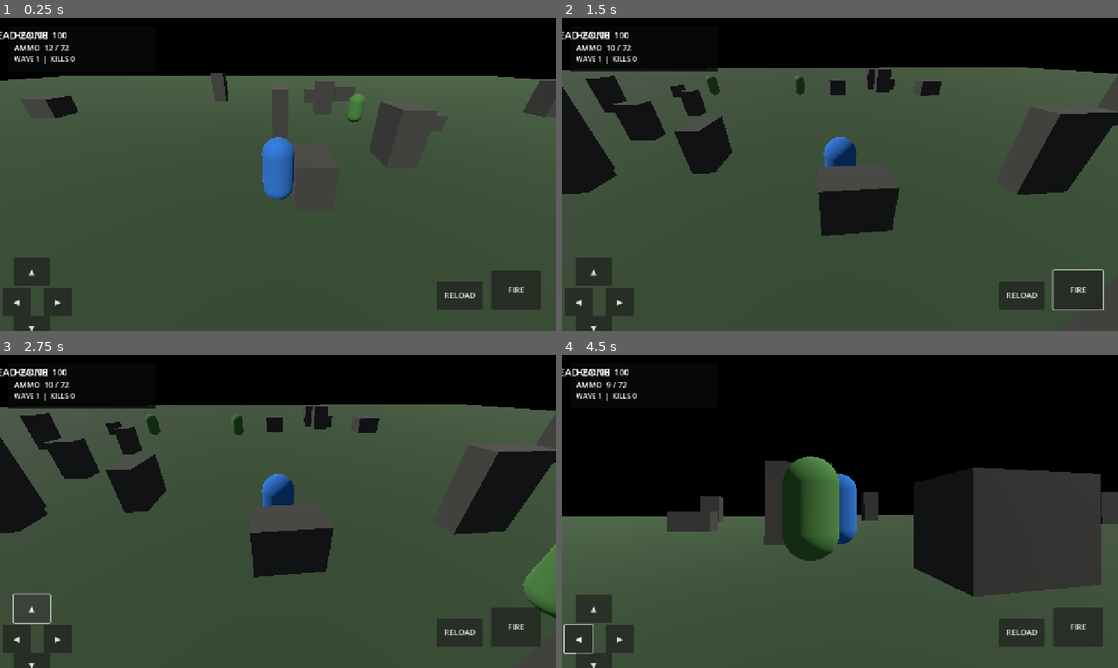
Above: before the commit, frames 1-4 (two rows, left to right).
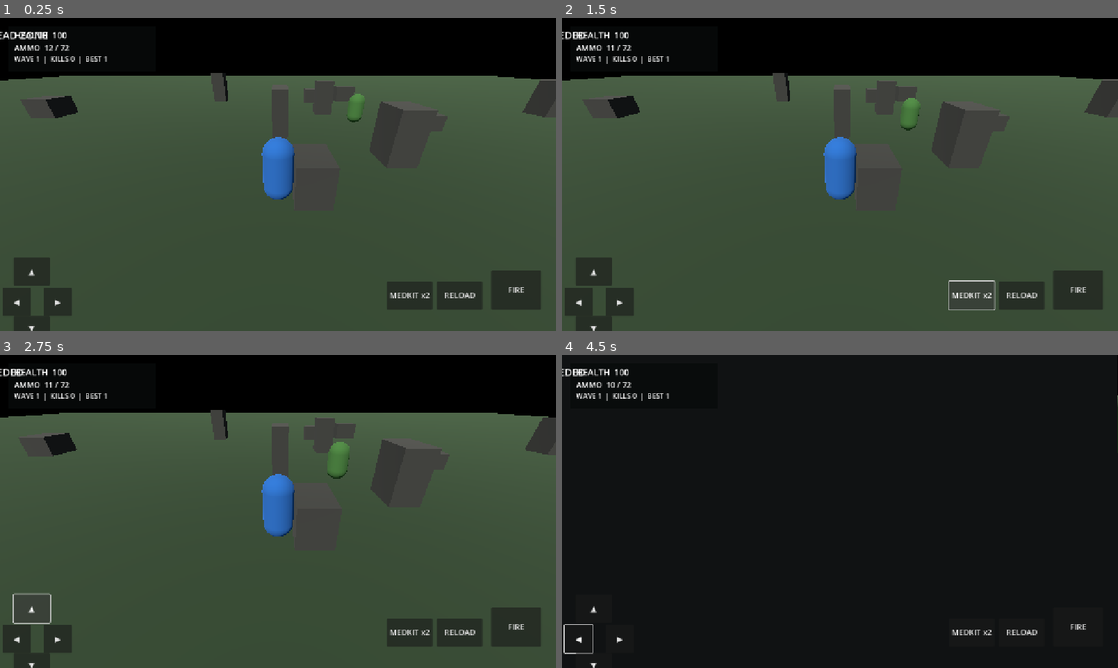
Above: after the commit, the same moments.

Repository: Inexra/dead-zone-survival
Game: Godot game, scene res://Main.tscn
Same seed, same stepped clock (60 frames per second), same inputs: the game is played once before the commit and once after it.
Inputs (mouse positions are in pixels of both pictures, inside the frame that each line leads up to):
- Up to frame 1 (0.25 s): no input
- Up to frame 2 (1.5 s): click "FIRE" at 0.5 s; click (973, 296) at 1.25 s, where only the run after the commit has a clickable "MEDKIT x2"
- Up to frame 3 (2.75 s): click "▲" at 2 s
- Up to frame 4 (4.5 s): click "◀" at 2.75 s; tap Enter at 3.5 s; move the mouse to (867, 511) at 3.52 s; hold W (move_forward) from 3.53 s (still down); click (867, 511) at 3.67 s; move the mouse to (812, 511) at 4.27 s

The runs differ from the first frame. In frame 1, 0.7% of the frame differs, in the area x 14-78%, y 12-94%; in frame 2, 15%; in frame 3, 16%; in frame 4, 51%, in the area x 0-100%, y 4-100%.

Commit message:
Add first-aid item and persistent survival records

Diff:
--- a/scripts/main.gd
+++ b/scripts/main.gd
@@ -9,6 +9,8 @@
 var message_label: Label
 var ammo := 12
 var reserve_ammo := 72
+var medkits := 2
+var best_wave := 1
 var kills := 0
 var wave := 1
 var fire_cooldown := 0.0
@@ -18,6 +20,7 @@
 var look_last := Vector2.ZERO
 
 func _ready() -> void:
+	_load_progress()
 	_make_world()
 	player = CharacterBody3D.new()
 	player.set_script(PLAYER_SCRIPT)
@@ -90,6 +93,12 @@
 	fire_btn.anchor_top = 1
 	fire_btn.anchor_bottom = 1
 	fire_btn.button_down.connect(_fire)
+	var medkit_btn := _button(ui, "MEDKIT x2", Vector2(-390, -115), Vector2(105, 65))
+	medkit_btn.anchor_left = 1
+	medkit_btn.anchor_right = 1
+	medkit_btn.anchor_top = 1
+	medkit_btn.anchor_bottom = 1
+	medkit_btn.pressed.connect(_use_medkit)
 	var reload_btn := _button(ui, "RELOAD", Vector2(-275, -115), Vector2(105, 65))
 	reload_btn.anchor_left = 1
 	reload_btn.anchor_right = 1
@@ -144,6 +153,9 @@
 		spawn_timer = 0.0
 	if get_tree().get_nodes_in_group("zombies").is_empty():
 		wave += 1
+		if wave > best_wave:
+			best_wave = wave
+			_save_progress()
 		for i in range(mini(3 + wave, 12)):
 			_spawn_zombie()
 	if player.health <= 0:
@@ -153,7 +165,7 @@
 		message_label.gui_input.connect(func(event): if event is InputEventMouseButton and event.pressed: get_tree().reload_current_scene())
 	health_label.text = "HEALTH  " + str(roundi(player.health))
 	ammo_label.text = "AMMO  " + str(ammo) + " / " + str(reserve_ammo)
-	wave_label.text = "WAVE " + str(wave) + "  |  KILLS " + str(kills)
+	wave_label.text = "WAVE " + str(wave) + "  |  KILLS " + str(kills) + "  |  BEST " + str(best_wave)
 
 func _unhandled_input(event: InputEvent) -> void:
 	if event is InputEventScreenTouch:
@@ -183,6 +195,7 @@
 		if hit.collider.health <= 0:
 			hit.collider.queue_free()
 			kills += 1
+			_save_progress()
 			if kills % 5 == 0:
 				reserve_ammo += 12
 
@@ -200,3 +213,23 @@
 	var distance := randf_range(10, 24)
 	zombie.position = Vector3(cos(angle) * distance, 0.1, sin(angle) * distance)
 	add_child(zombie)
+
+func _use_medkit() -> void:
+	if game_over or medkits <= 0 or player.health >= 100.0:
+		message_label.text = "NO MEDKIT NEEDED" if player.health >= 100.0 else "NO MEDKITS LEFT"
+		return
+	medkits -= 1
+	player.health = minf(100.0, player.health + 40.0)
+	message_label.text = "FIRST AID USED"
+
+func _load_progress() -> void:
+	var data := ConfigFile.new()
+	if data.load("user://survival_save.cfg") == OK:
+		best_wave = int(data.get_value("progress", "best_wave", 1))
+		kills = int(data.get_value("progress", "total_kills", 0))
+
+func _save_progress() -> void:
+	var data := ConfigFile.new()
+	data.set_value("progress", "best_wave", best_wave)
+	data.set_value("progress", "total_kills", kills)
+	data.save("user://survival_save.cfg")
